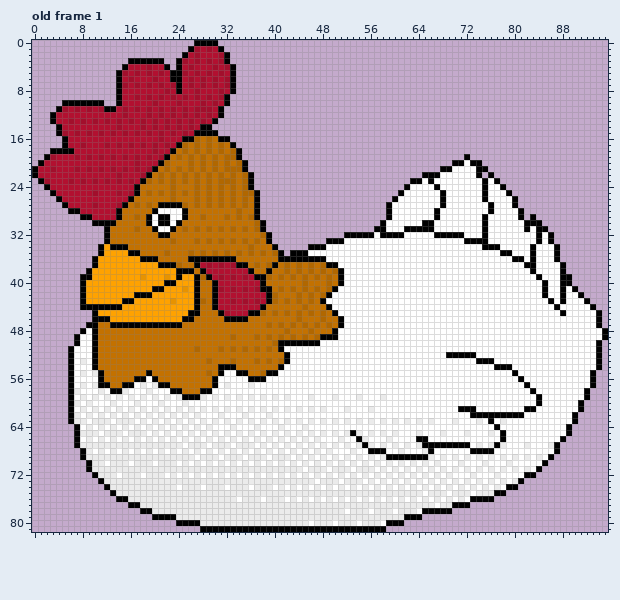
Two versions of one pixel-art file, Images/Chicken.aseprite. The picture above was drawn from the file before the commit.
96x82 pixels, 1 frame. Shown: old frame 1. The commit also changed other frames, which this record leaves out.
New version:
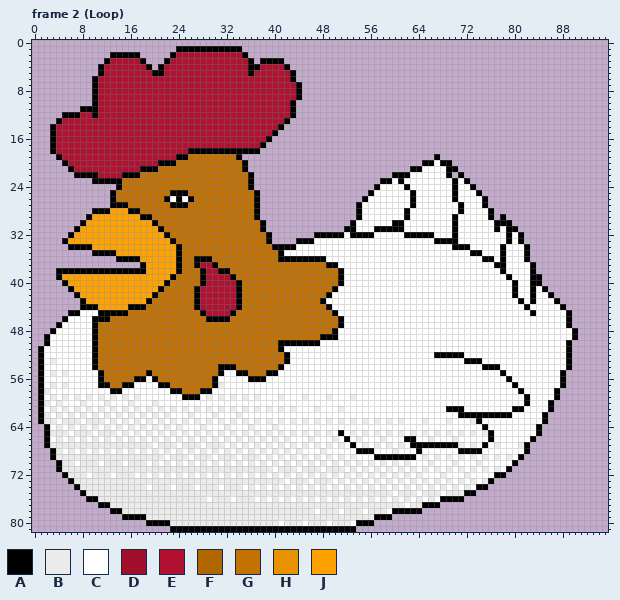
Palette (. is transparent): A #000000  B #ebebeb  C #ffffff  D #a20f2c  E #b21030  F #b16700  G #c37100  H #e79300  J #ffa200
A new or re-ordered frame is compared with the old frame closest to it.
From old to new:
frames 1 -> 17
layer "Body" added
layer "Wing" added
layer "Head/Head" added
layer "Head/Beak" added
layer "Head/Caruncle" added
layer "Head/Eye" added
layer "Head/Comb" added
layer "Chicken" removed
Changed rows in their new state; - is an unchanged pixel.
Frame 2 (Loop) is new; against old frame 1:
first column x 0:
 0 ---------------------------....-----------------------------------------------------------------
 1 ------------------------AA-AAAA-AAA-------------------------------------------------------------
 2 -------------AAAAA-----AEE-E---EEEEA------------------------------------------------------------
 3 ------------AEEEEE-...AEEE-E-E-EEEEEA-AAAA------------------------------------------------------
 4 -----------AEEEE---A.AEEE-E---E-EEEEAAEEEEA-----------------------------------------------------
 5 -----------AEEEE-E-EAA-EEE-E-E-E-EEEAEEEEEEA----------------------------------------------------
 6 ----------AEEEE-E---E--EE-E-E-E-EEEEEEEEEEEA----------------------------------------------------
 7 ----------AEEEEE-E-E-E-EE-E-E-E-EEEEEEEEEEEEA---------------------------------------------------
 8 ----------AEEEE-------E-E--E---E-EEEEEEEEEEEA---------------------------------------------------
 9 ----------AEEEE--E-E-E-E-E-E-E-EEEEEEEEEEEEEA---------------------------------------------------
10 -----.....-EEEE-----E---E---E-E-EEEEEEEEEEEA----------------------------------------------------
11 ----....AAAEEE-E-E-E-E-E-E-EEE-EEEEEEEEEEEEA----------------------------------------------------
12 ---..AAA--A----E---E-E-E-E-E-E-EEEEEEEEEEEEA----------------------------------------------------
13 ---.A-E-E-E-E-E-E-E-E-E-E-E-E-EEEEEEEEEEEEA-----------------------------------------------------
14 ---AE---------E---E-E-E-E-E-EEEEEEEEEEEEEA------------------------------------------------------
15 ---AEE-E-E-E-E-E-E-E-E-E-E-EEEEEEEEEEEEEA-------------------------------------------------------
16 ---AEE---------------E---EEEEEEEEEEEEEEA--------------------------------------------------------
17 ---AEE--E---E-E-E-E-E-E-EEEEEEEEEEEEEEA---------------------------------------------------------
18 ----EEE-------------E--EEEAAAAAAAA-AAA----------------------------------------------------------
19 --..A--E-E-E-E-E-E-E-EEEAAG-G-G-GG---------------------------------A----.-----------------------
20 -....A-----------E----AA--G-G-G-G-G------------------------------AACAA.....---------------------
21 ......AE-E-E-E-E-EAA--G-G-G-G-G-GGG----------------------------AACCCC-A.....--------------------
22 .......AAAA---EAAAGG-G-G-G-G-G-G-G-G------------------------AAACCCCC-A.A...-.-------------------
23 -.........AAAAAGGGGG-G-G-G-G-G-GGG-G----------------------AACACCC-C---A-A.....------------------
24 --............AGGG-----G---G-G-G-G-G---------------------ACCCC-----C--A--A.....-----------------
25 ---..........AGGGG-G-G-AAA-G-G-G-G-GG-------------------ACCCCC-A----C-A---A.....----------------
26 ----.........AGGG-----ACACAG-G-G-G-G-------------------ACCCCC--A----C-A-----.....---------------
27 -----........AA--G-G-GG--A-G-G-G-G-G------------------ACCCCC---A----C--A---A.....---------------
28 ------....AAAJJJAA--GGGGGG--------G-------------------ACCCCC--A----C---A-----.....--------------
29 --------.-JJJJJJJJA-GGGGGG--G---G-G-G-----------------ACCCCC--A----C--A----CA.A...-.------------
30 --------AJJJJJJJJJJJAGGGG------------G---------------ACCCCC-AA---CC---A----C-AAA.....-----------
31 -------AJJJJJJJJJJJJJAGG-G-G-G-G-G-G-G--------------AACCC--AAACCCCC---A----C-A-AA.....----------
32 ------AJJJJJJJJJJJJJJJ----------------G--------AAAAAC-----CCCCAAAAACCC-C---C---A-A.....---------
33 -----AJJJJJJJJJJJJJJJJJA---G-G-G-G-G-G------AAACCCCC---------------AAAA-CCCC---A-A.....---------
34 ------AAAAJJ-JJJJJJJJJJJA-----------G----AAACCCCC---------------------AAA--CCCA---A.....--------
35 ----------A-AA--JJJJJJJJA-G-G-G-G-G-G-G-G-CCCC---------------------------AA----C--A.....--------
36 ----------....AAAAJJJJJJA-G---GGGG-----------------------------------------AA-A-CCA.....--------
37 ----------........A--JJJA----EAGGGGG-G-GG-G-G-G-G----------------------------AA---C-.....-------
38 ----AAAAA-AAAAAAAAA------GG----AAGGGG--G--G-G-G-G-G---------------------------A-----.....-------
39 ----AJJJJJ--------J---JAGGGGAE-E-AGGGGGG-G-G-G-G-G-----------------------------A---A-.....------
40 -----AJJJ--------------GGGGGAEE---AGGGG------G---G------------------------------A--AA.....------
41 ------AJJ-----------J-GGGGG-EEEE-EAGGGGG-G-G-G-G-G------------------------------A--A--.....-----
42 -------AJ--------JJJAGGGGGG-EEE---AGGGGGG---G-G-G-------------------------------A--A-CA.....----
43 ---------------JJ--AGGGGGGG-EEE--EAGGGGGG-G-G-G----------------------------------A-A--CA.....---
44 -----------JJJJ-AAAGGGGGGGG-EEE---AGGGG------G------------------------------------A----CA.....--
45 ------AACCCAAAAAGGGGGGGGGGGGAEEEEAGGGGG-G-G-G-G-G----------------------------------A----CA.....-
46 -----ACCCC---GGGGGGGGGGGGGG--AAA-GGG--------G---G----------------------------------------A.....-
47 ----ACCCCC---GGGGGGGGGGGG--------------G-G-G-G-G-G---------------------------------------A.....-
48 ---ACCCCC---------------------------------G---G-------------------------------------------A.....
49 --ACCCCC-------------------------G---G-G-G-G-G-G------------------------------------------A.....
50 --ACCCCC--------------------------------G------------------------------------------------A.....-
51 -ACCCCC--------------------G---G-G-G-G-G-------------------------------------------------A.....-
52 -ACCCCC------------------------------------------------------------AA---CC---------------A.....-
53 -ACBCCC-C--------------------G---G---G-G-G------------------------------AA-CC------------A.....-
54 -ACCCCC--------------------------------------------------------------------AA-CC---------A.....-
55 -ACBCBC-C-C------------------G--------G---------------------------------------A-C-------A.....--
56 -ACCCCC------------------------------------------------------------------------A-C------A.....--
57 -ACBCBC-C-C-------C-C----------BC---C-------------------------------------------A-C-----A.....--
58 -ABCCCCC---C---C---C-------------------------------------------------------------A-C---A.....---
59 -ACBCBCBCBCBCBCBCBC-C-C-C---CBCBCBCBCBC-CBC--BC--BC--BC---C-----------------------A-C--A.....---
60 -ABCBCCCBC--BC--BC--BC---C--------------------------------------------------------A-C-A.....----
61 -ACBCBCBCBCBCBCBCBCBCBCBCBCBCBCBCBCBCBCBCBCBC-CBC--BC---C------------AA-CC------AACC--A.....----
62 -ABCBCBCBCBCBCBCBCBCBCBC-CBC--BC--BC---C-------------------------------AA-------CC---A.....-----
63 -ABBCBB-CB--CBC-CBCBCBCBCBCBCBCBCBCBCBCBCBCBCBCBCBCBCBCBCBCBCBC-CBC--BC--BA-C-C------A.....-----
64 --ACBCBCBCBCBCBCBCBCBCBCBC-CBC--BC--BC--BC---C-----------------------------A-C------A.....------
65 --ABBBCB--CB--CBC-CBCBCBCBCBCBCBCBCBCBCBCBCBCBCBCBCACBCBCBCBCB-BCB-BCB-BCB-BA-C-----A.....------
66 --ACBCBCBCBCBCBCBCBCBCBCBCBCBCBCBCBCBCBCBCBC-CBC--BCA-BC--BC--AACCB---B-----A-C----A.....-------
67 --ABBBBB------------C---CB--CB--CBC-CBCBCBCBCBCBCBCBCACBCBCBCBCAA------BCBCACBC--BA.....--------
68 ---ABCBCBCBCBCBCBCBCBCBCBCBCBCBCBCBCBCBCBCBCBC-CBC---CAA-CC-BC--ACC----AA--CC-----A.....--------
69 ---ABBBBB-------------C---CB--CB--CB--CBC-CBCBCBCBCBCBC-CAA-----CBCBCBCBCBCBCBCBCA.....---------
70 ----ABBCBB-CB--CB--CBC-CBCBCBCBCBCBCBCBCBCBCBCBCBCBCBCBCBCBCBCBC-CBC--BC--BC---CA.....----------
71 ----ABBBBB------------------------------C---CB--CB--CBC-CBCBCBCBCBCBCBCBCBCBCBCA.....-----------
72 -----ABBBCB--CB--CBC-CBCBCBCBCBCBCBCBCBCBCBCBCBCBCBCBCBCBCBCBCBCBC-CBC--BC---AA.....------------
73 ------ABBBBB------------------------------C---CB--CBC-CBCBCBCBCBCBCBCBCBCBCBA.....--------------
74 -------ABBBBB------C---CB--CB--CB--CBC-CBCBCBCBCBCBCBCBCBCBCBCBCBCBCBCBCBCAA.....---------------
75 --------ABBBBB----------------------------------------------C---CB--CB--AA.....-----------------
76 ---------AABBBBB-------------C---CB--CBC-CBCBCBCBCBCBCBCBCBCBCBCBCBCAAAA.....-------------------
77 -----------AABBBBB--------------------------------------------C--AAA.....-----------------------
78 -------------AABBBBB---------------------------C---CB--CB--CAAAAA.....--------------------------
79 ---------------AAAABBBBB---------------------------------AAA.....-------------------------------
80 -------------------AAAABBBBB-------------C---CB--CB--CAAA.....----------------------------------
81 -----------------------AAAAA--------------------------.....-------------------------------------
